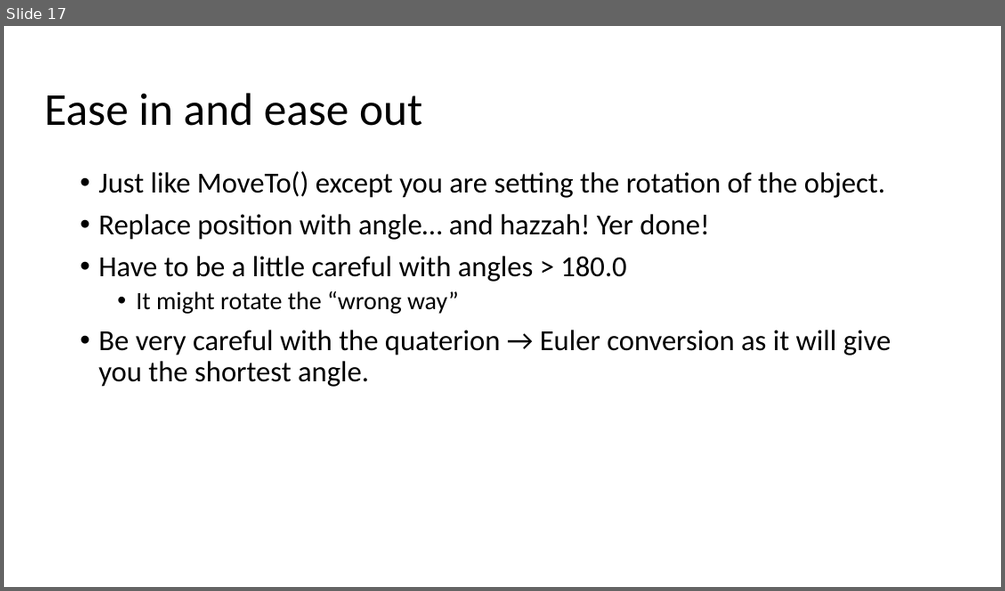
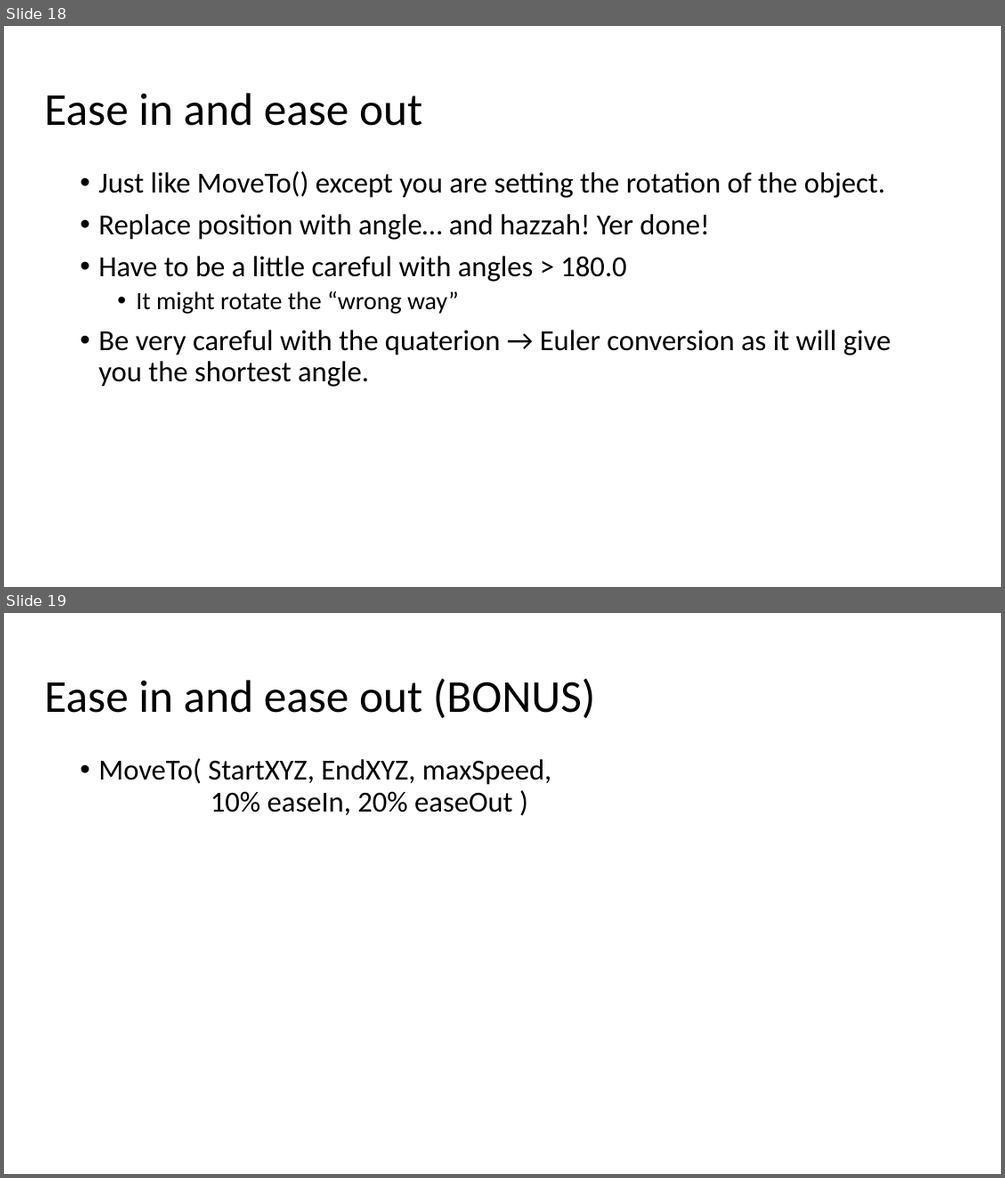
Before and after one commit to FeeneyCodes/GDP202324, a slide deck: 6044_FramPat/D2D/W11/W11_Timing_and_animations.pptx. Shown one above the other, each under a label of ours: slide 17 before the commit, slides 18 and 19 after it. The pictures are 1005x591 and 1005x1178 pixels, drawn with LibreOffice and Linux fonts; fonts in the diff are those of the drawing. Boxes give left, top, right and bottom in pixels: in the first picture for what was removed or moved away, otherwise in the second. Text is boxed around its words. In the diff, an @@ line names an element or a change of style, - is before the commit and + after.

```diff
--- a/6044_FramPat/D2D/W11/W11_Timing_and_animations.pptx
+++ b/6044_FramPat/D2D/W11/W11_Timing_and_animations.pptx
@@ slide 19 added at [4, 613, 1001, 1174], background #FFFFFF @@
@@ title added at [44, 678, 596, 718], 44 pt, text #000000 @@
+Ease in and ease out (BONUS)
@@ text added at [98, 758, 551, 815], 28 pt, text #000000 @@
+• MoveTo( StartXYZ, EndXYZ, maxSpeed,
+  10% easeIn, 20% easeOut )
@@ what was slide 17 is now slide 18 @@
```
Also in this commit, not shown: 1 other slide added, 5 other files.
